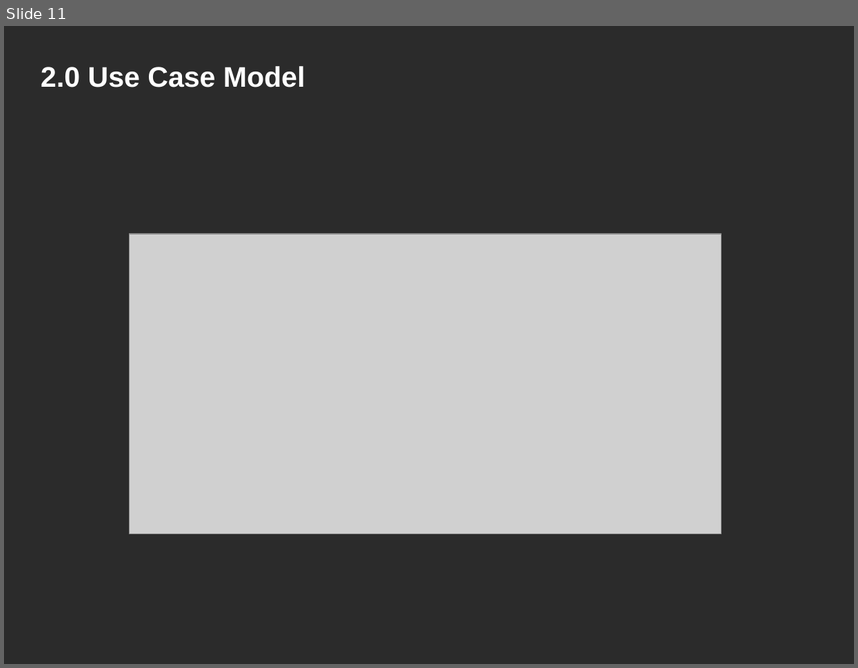
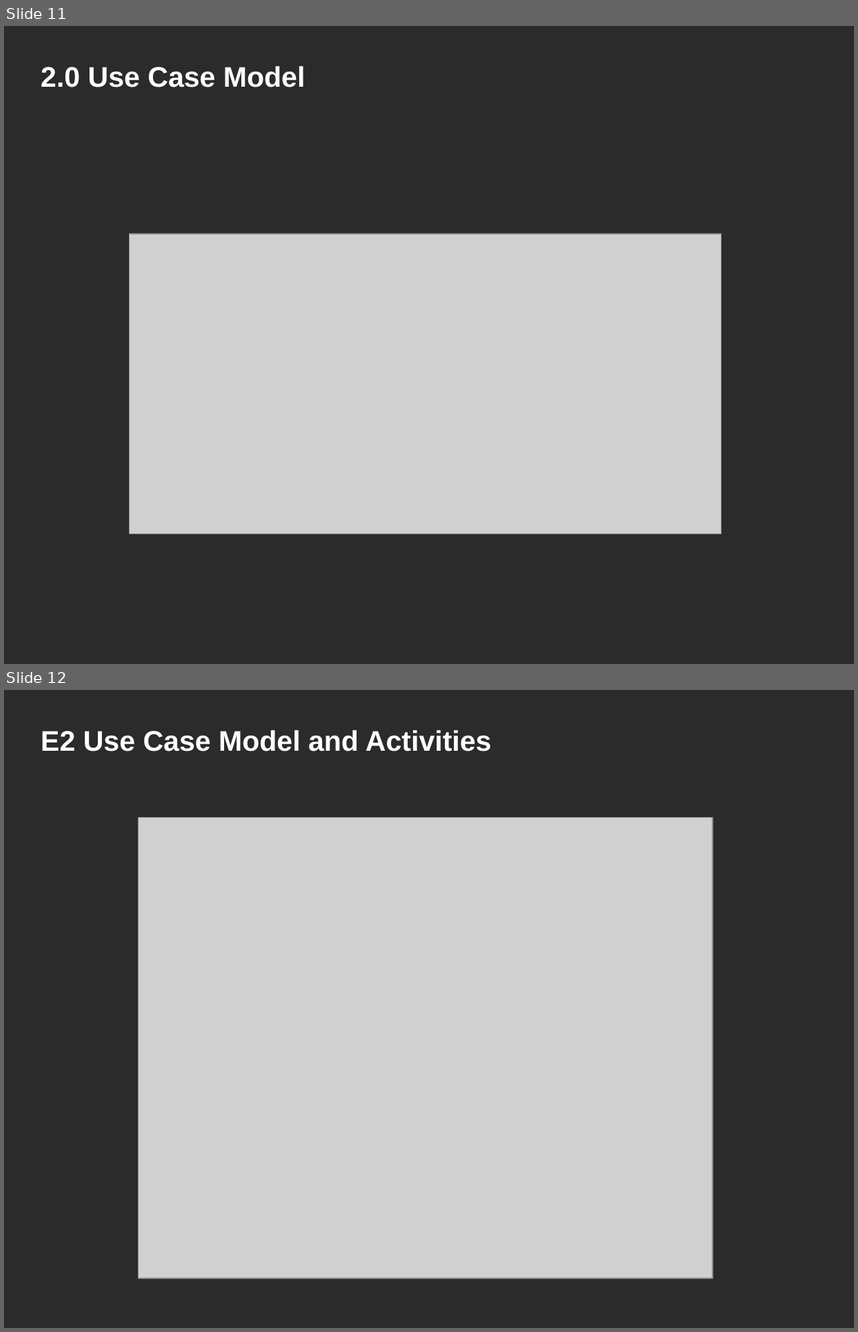
Before and after one commit to NCIP/caarray-docs, a slide deck: project_management/open_meetings/caArray User Community Meeting Aug 8.ppt. Shown one above the other, each under a label of ours: slide 11 before the commit, slides 11 and 12 after it. The pictures are 858x668 and 858x1332 pixels, drawn with LibreOffice and Linux fonts; fonts in the diff are those of the drawing; grey boxes stand for pictures; background and template pictures are left out; a plain dark background stands for a picture behind light text. Boxes give left, top, right and bottom in pixels: in the first picture for what was removed or moved away, otherwise in the second. Text is boxed around its words. In the diff, an @@ line names an element or a change of style, - is before the commit and + after.

```diff
--- a/project_management/open_meetings/caArray User Community Meeting Aug 8.ppt
+++ b/project_management/open_meetings/caArray User Community Meeting Aug 8.ppt
@@ slide 12 added at bbox=[4, 690, 854, 1328], background picture (left out) @@
@@ title added at bbox=[41, 730, 492, 751], 24 pt, text #FFFFFF, bold @@
+E2 Use Case Model and Activities
@@ picture added at bbox=[139, 818, 713, 1279] @@
```
Also in this commit, not shown: 5 slides changed, 1 other slide added, 1 slide removed.
